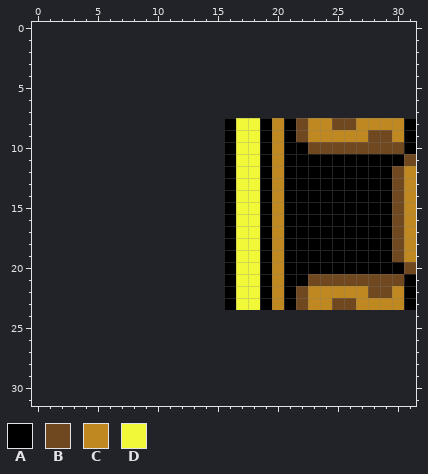
Pixel-art sprite -- desktop/rsc/doorLeft.png. Above, as it was before the edit.
The file is 16x16 pixels. Colours within 5 levels of each other are drawn and written as one. The old version is drawn lined up with the new one, on the new canvas.
Palette (. is transparent): A #000000  B #704820  C #c08820  D #f0f838
Pixels before, first column x 16:
 8 ADDACABCCBBCCCCA
 9 ADDACABCCCCCBBCA
10 ADDACAABBBBBBBBA
11 ADDACAAAAAAAAAAB
12 ADDACAAAAAAAAABC
13 ADDACAAAAAAAAABC
14 ADDACAAAAAAAAABC
15 ADDACAAAAAAAAABC
16 ADDACAAAAAAAAABC
17 ADDACAAAAAAAAABC
18 ADDACAAAAAAAAABC
19 ADDACAAAAAAAAABC
20 ADDACAAAAAAAAAAB
21 ADDACAABBBBBBBBA
22 ADDACABCCCCCBBCA
23 ADDACABCCBBCCCCA
The result:
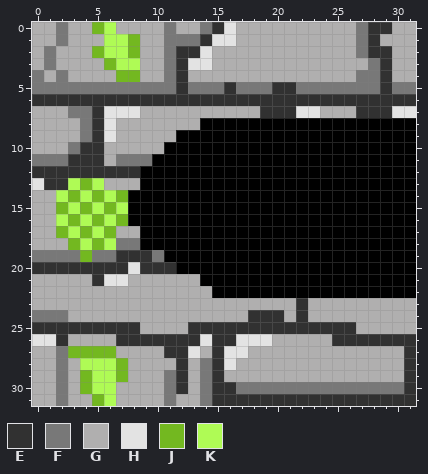
Colours new in this view: E #313131  F #787878  G #b0afaf  H #e3e3e3  J #73b820  K #affb55
Edits made:
canvas 16x16 -> 32x32, the old top-left corner now at 16,8
Changed rows in their new state; - is an unchanged pixel.
first column x 0:
 0 GGFGGJKGGGGFGGFEHGGGGGGGGGGFEEGG
 1 GGFGGGKKJGGFFFEHHGGGGGGGGGGFEGGG
 2 GFGGGJKKJGGFEEHGGGGGGGGGGGGFEEGG
 3 GFGGGGJKKGGFEHHGGGGGGGGGGGGGFEGG
 4 FGFGGGGJJGGFEGGGGGGGGGGGGGGFFEGG
 5 FFFFFFFFFFFFEFFFEFFFEEFFFFFFFEFF
 6 EEEEEEEEEEEEEEEEEEEEEEEEEEEEEEEE
 7 GGGFFEHHHGGGGGGGGGGEEEHHGGGEEEHH
 8 GGGGFEHGGGGGGGAA-AA-A-AAAAAAAAA-
 9 GGGGFEHGGGGGAAAA-AA-A-AAAAAAAAA-
10 GGGFEEGGGGGAAAAA-AA-A--AAAAAAAA-
11 FFFEEEGFFFAAAAAA-AA-A----------A
12 EEEEEEEEEAAAAAAA-AA-A---------AA
13 HEEKJKGGGAAAAAAA-AA-A---------AA
14 GGKJKJKJAAAAAAAA-AA-A---------AA
15 GGJKJKJKAAAAAAAA-AA-A---------AA
16 GGKJKJKJAAAAAAAA-AA-A---------AA
17 GGJKJKJGGAAAAAAA-AA-A---------AA
18 GGGJKJKFFAAAAAAA-AA-A---------AA
19 FFFFJFFEEEFAAAAA-AA-A---------AA
20 EEEEEEEEHEEEAAAA-AA-A----------A
21 GGGGGEHHGGGGGGAA-AA-A--AAAAAAAA-
22 GGGGGGGGGGGGGGGA-AA-A-AAAAAAAAA-
23 GGGGGGGGGGGGGGGGGGGGGGEGGGGGGGGG
24 FFFGGGGGGGGGGGGGGGEEEGEGGGGGGGGG
25 EEEEEEEEEGGGGEEEEEEEEEEEEEEGGGGG
26 HHEGGGGEEEEEEEHEEHHHGGGGGEEEEEEE
27 GGFJJJJGGGGEEHGEHHGGGGGGGGGGGGGE
28 GGFGKKKJGGGGEGFEHGGGGGGGGGGGGGGE
29 GGFGJKKJGGGFEGFEGGGGGGGGGGGGGGGE
30 GGFGJKKGGGGFEGFEEFFFFFFFFFFFFFFE
31 GGFGGJKGGGGFGGFEEEEEEEEEEEEEEEEE
Changed places in both pictures, as pixel boxes (x1, y1, x2, y2):
changed: (32, 22, 416, 406)
